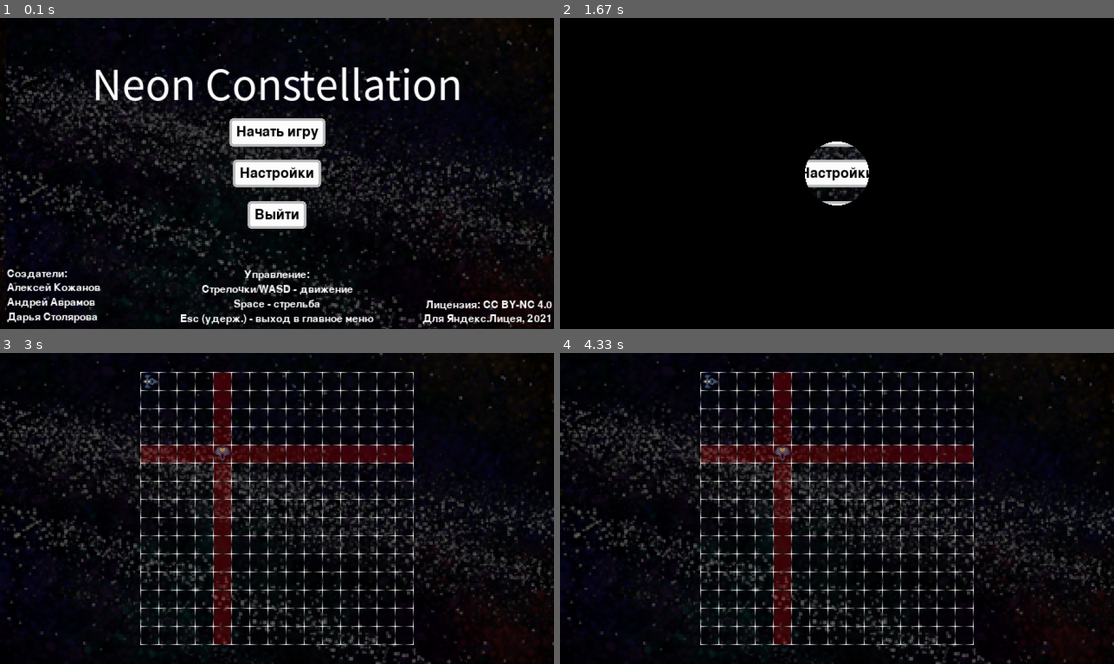
Above: before the commit, frames 1-4 (two rows, left to right).
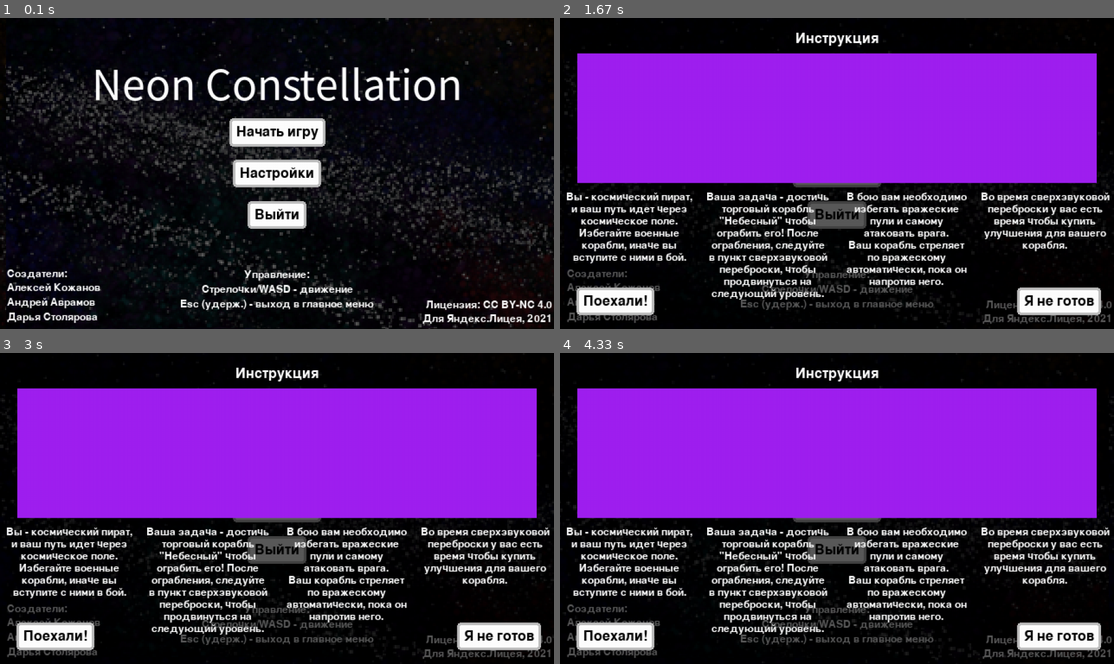
Above: after the commit, the same moments.

Repository: avramovam/PYGAME_PROJECT
Game: pygame game, started from NEON_CONSTELLATION.py
Same seed, same stepped clock (60 frames per second), same inputs: the game is played once before the commit and once after it.
Inputs (mouse positions are in pixels of both pictures, inside the frame that each line leads up to):
- Up to frame 1 (0.1 s): no input
- Up to frame 2 (1.67 s): click (837, 133) at 0.38 s; tap Enter at 0.67 s
- Up to frame 3 (3 s): no input
- Up to frame 4 (4.33 s): no input

The runs differ from the first frame. In frame 1, 1.0% of the frame differs, in the area x 32-68%, y 90-99%; in frame 2, 53%; in frame 3, 58%; in frame 4, 58%, in the area x 0-100%, y 0-100%.

Commit message:
DVLP BUILD #7 1) Инструкция 2) Музыка на поле

Diff:
--- a/NEON_CONSTELLATION.py
+++ b/NEON_CONSTELLATION.py
@@ -14,8 +14,8 @@
                                             (Neon Constellation)
 by:                                                                                      version:
     Alexey Kozhanov                                                                               DVLP BUILD
-    Andrey Avramov                                                                                        #6
-    Daria Stolyarova                                                                              09.01.2022
+    Andrey Avramov                                                                                        #7
+    Daria Stolyarova                                                                              10.01.2022
 ''')
 
 pygame.init()
@@ -64,15 +64,9 @@
     target.image = None
     target.angle = 0
     target.offset = 8
-    target.gotofield = 0
-    target.gotofield_step = 0
 
 def MainMenuBG_step(target):
     target.angle = (target.angle+UPF(30)) % 360
-    if target.gotofield:
-        target.gotofield_step += UPF(1/2) # полный переход за 2 секунды
-    if target.gotofield_step >= 1:
-        engine.rooms.change_current_room(room_field)
 
 def MainMenuBG_draw_before(target, surface: pygame.Surface):
     #pygame.draw.circle(surface, 'yellow', (2, 2), 5.0)
@@ -85,20 +79,8 @@
             surface.blit(target.image, (ox + (x * width),  # - леша
                                         oy + (y * height)))
 
-def MainMenuBG_draw_after(target, surface: pygame.Surface):
-    '''Здесь будет рисоваться типо круг перехода из уровня в уровень'''
-    width = surface.get_width()
-    height = surface.get_height()
-    half_diagonal = (((width**2) + (height**2))**0.5) / 2
-    circle_surface = pygame.Surface(surface.get_size(), pygame.SRCALPHA)
-    circle_surface2 = pygame.Surface(surface.get_size(), pygame.SRCALPHA)
-    circle_surface.fill('black')
-    pygame.draw.circle(circle_surface2, 'black', (width/2, height/2), half_diagonal * (max(0, 1.4*(1 - target.gotofield_step) - 0.4)), 0)
-    circle_surface.blit(circle_surface2, (0, 0), None, pygame.BLEND_RGBA_SUB)
-    surface.blit(circle_surface, (0, 0), None)
-
 EntMainMenuBG = engine.Entity(event_create=MainMenuBG_create, event_step=MainMenuBG_step,
-                              event_draw_before=MainMenuBG_draw_before, event_draw_after=MainMenuBG_draw_after)
+                              event_draw_before=MainMenuBG_draw_before)
 #endregion
 #region [MAINMENU TEXT]
 def MainMenuText_create(target):
@@ -128,7 +110,7 @@
 #endregion
 #region [MAINMENU BUTTON]
 def MainMenuButton_user0(): # Переход на поле
-    bg1.gotofield = 1
+    instr.show = 1
 
 def MainMenuButton_user2(): # Выход
     global game_running
@@ -149,9 +131,8 @@
     rect_coords = (target.x - ((tw+fs)//2), target.y - ((th+fs)//2), tw+fs, th+fs)
     text_coords = (target.x - (tw//2),      target.y - (th//2))
     rounding = 4 # величина скругления задника
-    full_rounding = (rounding, rounding, rounding, rounding) # для всех углов
-    pygame.draw.rect(surface, 'white', rect_coords, 0, *full_rounding) # задник
-    pygame.draw.rect(surface, 'gray',  rect_coords, 3, *full_rounding) # обводка задника
+    pygame.draw.rect(surface, 'white', rect_coords, 0, rounding) # задник
+    pygame.draw.rect(surface, 'gray',  rect_coords, 3, rounding) # обводка задника
     surface.blit(target.text[0], text_coords)
 
 def MainMenuButton_mouse_pressed(target, mousepos, buttonid):
@@ -167,6 +148,159 @@
 # EntMainMenuButton копирует метод создания и рендера текста из EntGameTitle
 EntMainMenuButton = engine.Entity(event_create=MainMenuButton_create, event_draw=MainMenuButton_draw,
                                   event_mouse_pressed=MainMenuButton_mouse_pressed)
+#endregion
+#region [MAINMENU INSTRUCTIONS]
+def MainMenuInstr_create(target):
+    target.show = 0
+    target.show_step = 0
+    target.gotofield = 0
+    target.gotofield_step = 0
+    target.image = None
+    target.image = pygame.Surface((600, 150), pygame.SRCALPHA)
+    target.image.fill('purple')
+
+    target.mybutton_x1, target.mybutton_y = 0, 0
+    target.font = font_default
+    target.string1 = 'Поехали!'
+    target.text_color = 'black'
+
+    target.mybutton_x2, target.mybutton_y = 0, 0
+    target.font = font_default
+    target.string2 = 'Я не готов'
+    target.text_color = 'black'
+
+    target.text1 = target.font.render(target.string1, True, target.text_color)
+    target.text2 = target.font.render(target.string2, True, target.text_color)
+
+    target.font = font_small
+    target.text_color = 'white'
+    target.i_strings = ['Инструкция',
+                                  ['Вы - космический пират,',
+                                   'и ваш путь идет через',
+                                   'космическое поле.',
+                                   'Избегайте военные',
+                                   'корабли, иначе вы',
+                                   'вступите с ними в бой.'],
+                                  ['Ваша задача - достичь',
+                                   'торговый корабль',
+                                   '"Небесный" чтобы',
+                                   'ограбить его! После',
+                                   'ограбления, следуйте',
+                                   'в пункт сверхзвуковой',
+                                   'переброски, чтобы',
+                                   'продвинуться на',
+                                   'следующий уровень.'],
+                                  ['В бою вам необходимо',
+                                   'избегать вражеские',
+                                   'пули и самому',
+                                   'атаковать врага.',
+                                   'Ваш корабль стреляет',
+                                   'по вражескому',
+                                   'автоматически, пока он',
+                                   'напротив него.'],
+                                  ['Во время сверхзвуковой',
+                                   'переброски у вас есть',
+                                   'время чтобы купить',
+                                   'улучшения для вашего',
+                                   'корабля.']]
+
+    target.instructions = [font_default.render(target.i_strings[0], True, target.text_color), [], [], [], []]
+    for i in range(1, len(target.i_strings)):
+        for j in range(len(target.i_strings[i])):
+            target.instructions[i].append(target.font.render(target.i_strings[i][j], True, target.text_color))
+
+def MainMenuInstr_step(target):
+    if target.show:
+        target.show_step = engine.clamp(target.show_step+UPF(1), 0, 1)
+    else:
+        target.show_step = engine.clamp(target.show_step-UPF(1), 0, 1)
+
+    if target.gotofield:
+        target.gotofield_step += UPF(1/2) # полный переход за 2 секунды
+    if target.gotofield_step >= 1:
+        engine.rooms.change_current_room(room_field)
+
+def MainMenuInstr_draw_after(target, surface: pygame.Surface):
+    width = surface.get_width()
+    height = surface.get_height()
+
+    showphase = sin(radians(target.show_step * 90))
+
+    # ЗАТЕНЕНИЕ
+    faded = pygame.Surface(surface.get_size(), pygame.SRCALPHA)
+    faded.fill((0,0,0,255 * showphase * 0.65))
+    surface.blit(faded, (0,0))
+
+    # ИНСТРУКЦИЯ
+    if target.image is not None:
+        image_width = target.image.get_width()
+        image_height = target.image.get_height()
+        surface.blit(target.image, (width//2 - image_width//2, height//2 - image_height//2 + 512 - 576*showphase))
+        #pygame.draw.rect(surface, 'purple', (surface.get_width()//2 - 200))
+
+        # ТЕКСТ
+        tw = target.instructions[0].get_width()
+        th = target.instructions[0].get_height()
+        surface.blit(target.instructions[0], (width//2 - tw//2, 16 + 512 - 512*showphase))
+        for x in range(1, len(target.instructions)):
+            xoffset = width//2 + (x-2.5)*160
+            for y in range(len(target.instructions[x])):
+                yoffset = height//2 + image_height//2 - 48 + (y*14) + 512 - 512*showphase
+                tw = target.instructions[x][y].get_width()
+                th = target.instructions[x][y].get_height()
+                surface.blit(target.instructions[x][y], (xoffset - tw//2, yoffset - th//2))
+
+    # КНОПКИ
+    target.mybutton_x1 = width//2 - 256
+    target.mybutton_x2 = width//2 + 256
+    target.mybutton_y = height - 32 + 160 - 160*showphase
+
+    tw = target.text1.get_width()
+    th = target.text1.get_height()
+    fs = 16  # размер поля между прямоугольником и текстом
+    rect_coords = (target.mybutton_x1 - ((tw + fs) // 2), target.mybutton_y - ((th + fs) // 2), tw + fs, th + fs)
+    text_coords = (target.mybutton_x1 - (tw // 2), target.mybutton_y - (th // 2))
+    rounding = 4  # величина скругления задника
+    pygame.draw.rect(surface, 'white', rect_coords, 0, rounding)  # задник
+    pygame.draw.rect(surface, 'gray', rect_coords, 3, rounding)  # обводка задника
+    surface.blit(target.text1, text_coords)
+
+    tw = target.text2.get_width()
+    th = target.text2.get_height()
+    rect_coords = (target.mybutton_x2 - ((tw + fs) // 2), target.mybutton_y - ((th + fs) // 2), tw + fs, th + fs)
+    text_coords = (target.mybutton_x2 - (tw // 2), target.mybutton_y - (th // 2))
+    pygame.draw.rect(surface, 'white', rect_coords, 0, rounding)  # задник
+    pygame.draw.rect(surface, 'gray', rect_coords, 3, rounding)  # обводка задника
+    surface.blit(target.text2, text_coords)
+
+    # КРУГ
+    half_diagonal = (((width ** 2) + (height ** 2)) ** 0.5) / 2
+    circle_surface = pygame.Surface(surface.get_size(), pygame.SRCALPHA)
+    circle_surface2 = pygame.Surface(surface.get_size(), pygame.SRCALPHA)
+    circle_surface.fill('black')
+    pygame.draw.circle(circle_surface2, 'black', (width / 2, height / 2),
+                       half_diagonal * (max(0, 1.4 * (1 - target.gotofield_step) - 0.4)), 0)
+    circle_surface.blit(circle_surface2, (0, 0), None, pygame.BLEND_RGBA_SUB)
+    surface.blit(circle_surface, (0, 0), None)
+
+def MainMenuInstr_mouse_pressed(target, mousepos, buttonid):
+    tw1 = target.text1.get_width()
+    th1 = target.text1.get_height()
+    tw2 = target.text2.get_width()
+    th2 = target.text2.get_height()
+    fs = 16  # размер поля между прямоугольником и текстом
+    xrange1 = target.mybutton_x1 - ((tw1 + fs) // 2) <= mousepos[0] <= target.mybutton_x1 + ((tw1 + fs) // 2)
+    xrange2 = target.mybutton_x2 - ((tw2 + fs) // 2) <= mousepos[0] <= target.mybutton_x2 + ((tw2 + fs) // 2)
+    yrange1 = target.mybutton_y - ((th1 + fs) // 2) <= mousepos[1] <= target.mybutton_y + ((th1 + fs) // 2)
+    yrange2 = target.mybutton_y - ((th2 + fs) // 2) <= mousepos[1] <= target.mybutton_y + ((th2 + fs) // 2)
+    if xrange1 and yrange1:
+        target.gotofield = 1
+    if xrange2 and yrange2:
+        target.show = 0
+
+EntMainMenuInstr = engine.Entity(event_create=MainMenuInstr_create, event_step=MainMenuInstr_step,
+                                 event_draw_after=MainMenuInstr_draw_after,
+                                 event_mouse_pressed=MainMenuInstr_mouse_pressed)
 #endregion
 #region [FIELD BG]
 def FieldBG_create(target):
@@ -336,11 +470,15 @@
             target.nextcelly = target.celly + 1
 
 def FieldPlayer_room_start(target):
+    pygame.mixer.music.load('data/onfield.mp3')
+    pygame.mixer.music.play(-1)
     target.x, target.y = mylastpos_inbattle
+    target.image_angle = mylastrot_inbattle
 
 def FieldPlayer_room_end(target):
-    global mylastpos_onfield
+    global mylastpos_onfield, mylastrot_onfield
     mylastpos_onfield = target.x, target.y
+    mylastrot_onfield = target.image_angle
 
 EntFieldPlayer = engine.Entity(event_create=FieldPlayer_create, event_step=FieldPlayer_step,
                                event_draw=FieldPlayer_draw,
@@ -455,9 +593,12 @@
     target.x = engine.clamp(target.x, 8, screen.get_canvas_width() - 32)
     target.y = engine.clamp(target.y, 8, screen.get_canvas_height() - 32)
 
+    target.image_angle //= 2
+
 def BattlePlayer_draw(target, surface: pygame.Surface):
     # print(target.x, target.y, target.x + target.image.get_width()//2, target.y + target.image.get_height()//2)
-    surface.blit(target.image, (target.x + target.image.get_width()//2, target.y + target.image.get_height()//2))
+    myimage = pygame.transform.rotate(target.image, target.image_angle)
+    surface.blit(myimage, (target.x + target.image.get_width()//2, target.y + target.image.get_height()//2))
 
 def BattlePlayer_kb_pressed(target, buttonid):
     if buttonid == pygame.K_DOWN: target.keys['down'] = True
@@ -475,10 +616,12 @@
     pygame.mixer.music.load('data/fight.mp3')
     pygame.mixer.music.play(-1)
     target.x, target.y = mylastpos_onfield
+    target.image_angle = mylastrot_onfield
 
 def BattlePlayer_room_end(target):
-    global mylastpos_inbattle
+    global mylastpos_inbattle, mylastrot_inbattle
     mylastpos_inbattle = target.x, target.y
+    mylastrot_inbattle = target.image_angle
 
 EntBattlePlayer = engine.Entity(event_create=BattlePlayer_create, event_step=BattlePlayer_step,
                                 event_draw=BattlePlayer_draw,
@@ -489,7 +632,7 @@
 #endregion
 
 #region [ОБЪЯВЛЕНИЕ ROOM]
-room_mainmenu = engine.Room([EntMainMenuBG, EntMainMenuText, EntMainMenuButton])
+room_mainmenu = engine.Room([EntMainMenuBG, EntMainMenuText, EntMainMenuButton, EntMainMenuInstr])
 
 room_field = engine.Room([EntFieldBG, EntFieldBoard, EntFieldPlayer, EntFieldEnemy])
 
@@ -530,8 +673,11 @@
 controls.y = screen.get_canvas_height() - 80
 controls.font = font_small
 controls.text_align = 1
-controls.string = 'Управление:\nСтрелочки/WASD - движение\nSpace - стрельба\nEsc (удерж.) - выход в главное меню'
+#controls.string = 'Управление:\nСтрелочки/WASD - движение\nSpace - способность\nEsc (удерж.) - выход в главное меню'
+controls.string = 'Управление:\nСтрелочки/WASD - движение\nEsc (удерж.) - выход в главное меню'
 instance_render_text(controls)
+
+instr = EntMainMenuInstr.instance()
 
 mmb1 = EntMainMenuButton.instance()
 mmb1.x = screen.get_canvas_halfwidth()
@@ -577,13 +723,15 @@
 #region [КОНСТАНТЫ, ПЕРЕМЕННЫЕ И Т.Д.]
 mylastpos_onfield = (0, 0) # последнее положение на поле
 mylastpos_inbattle = (0, 0) # последнее положение в бою
+mylastrot_onfield = 0
+mylastrot_inbattle = 0
 enemyid = 0
 #endregion
 
 #region [ГЛАВНЫЙ ЦИКЛ]
 print('Запуск главного цикла...')
 pygame.mixer.music.set_volume(0.5)
-pygame.mixer.music.load('data/music.mp3')
+pygame.mixer.music.load('data/mainmenu.mp3')
 pygame.mixer.music.play(-1)
 game_running = 1
 # Добавление события начала боя
Not shown, added: data/mainmenu.mp3
Not shown, added: data/onfield.mp3
